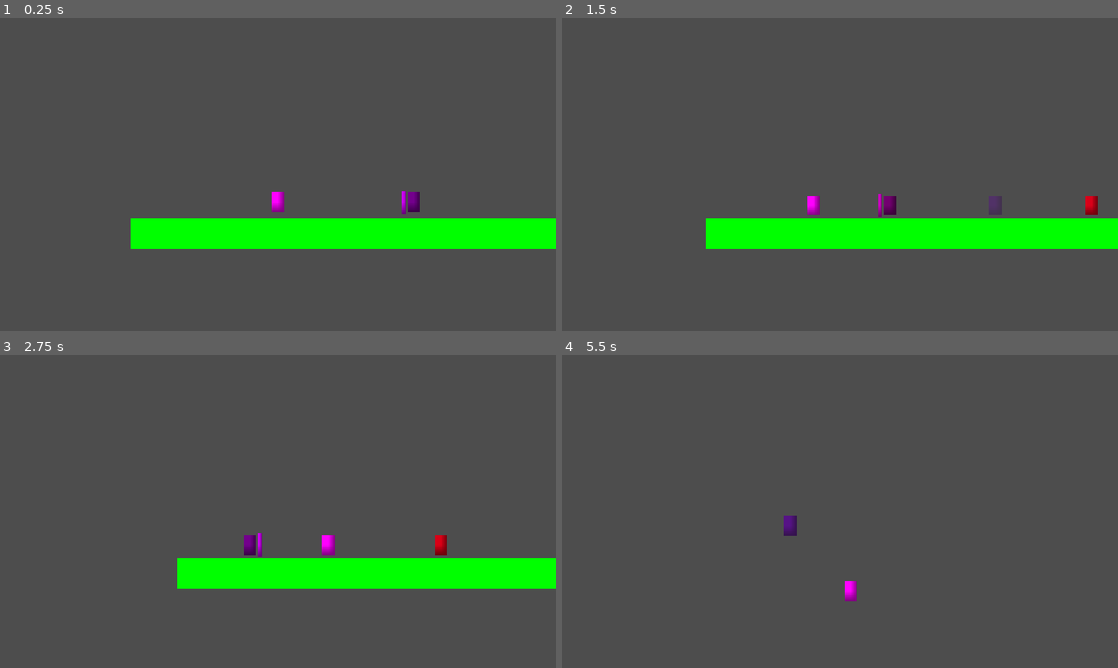
Above: before the commit, frames 1-4 (two rows, left to right).
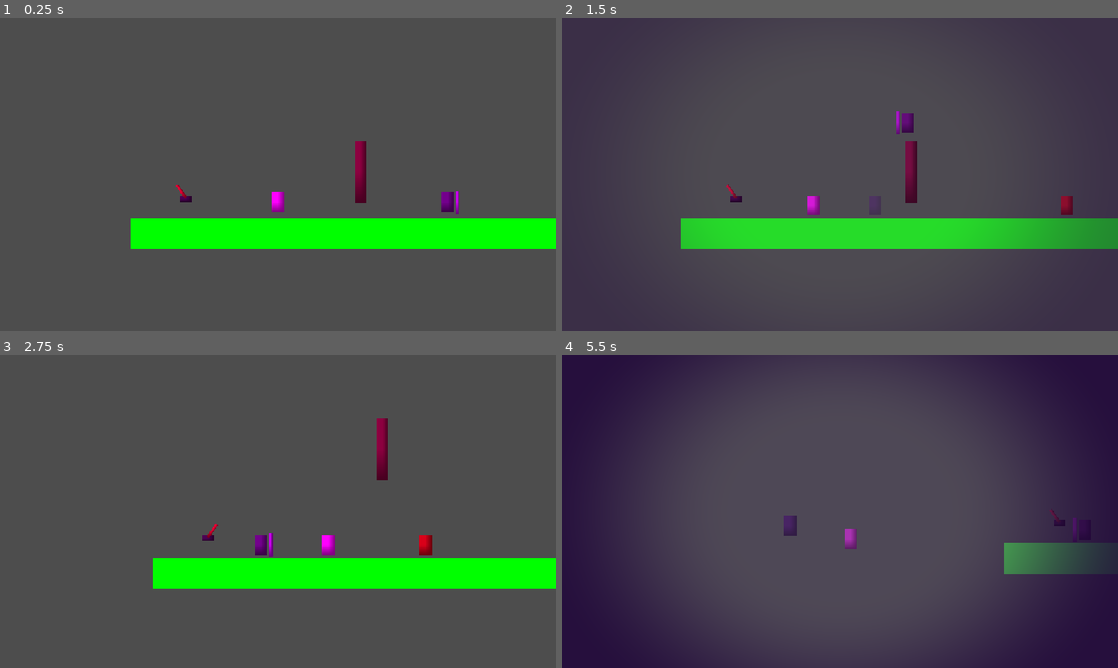
Above: after the commit, the same moments.

Repository: Ratamiru/katana-like
Game: Godot game, scene res://world.tscn
Two runs of this game, one before a commit and one after it. Both use one fixed random seed, a clock stepped at 60 frames per second and the inputs below.
Inputs (mouse positions are in pixels of both pictures, inside the frame that each line leads up to):
- Up to frame 1 (0.25 s): no input
- Up to frame 2 (1.5 s): move the mouse to (962, 158) at 0.52 s; press the mouse at (962, 158) at 0.53 s; hold D (forward) 0.53-1.28 s; tap Space (jump) at 0.77 s; right-click (962, 158) at 0.8 s; move the mouse to (728, 190) at 1.27 s; release the mouse at (728, 190) at 1.28 s; hold A (backward) from 1.28 s (still down); right-click (728, 190) at 1.35 s
- Up to frame 3 (2.75 s): tap Space (jump) at 1.52 s; click (166, 527) at 1.55 s; move the mouse to (333, 442) at 2.02 s; release A (backward) at 2.03 s; press the mouse at (333, 442) at 2.03 s; hold D (forward) from 2.03 s (still down); right-click (333, 442) at 2.3 s
- Up to frame 4 (5.5 s): move the mouse to (812, 574) at 2.77 s; release the mouse at (812, 574) at 2.78 s; right-click (812, 574) at 2.85 s; tap Space (jump) at 3.02, 3.77, 4.52 s; click (812, 574) at 3.05 s; move the mouse to (1006, 558) at 3.52 s; release D (forward) at 3.53 s; press the mouse at (1006, 558) at 3.53 s; hold A (backward) from 3.53 s (still down); right-click (1006, 558) at 3.8 s; move the mouse to (673, 464) at 4.27 s; release the mouse at (673, 464) at 4.28 s; right-click (673, 464) at 4.35 s; click (673, 464) at 4.55 s; move the mouse to (867, 511) at 5.02 s; press the mouse at (867, 511) at 5.03 s; right-click (867, 511) at 5.3 s

The runs differ from the first frame. In frame 1, 0.8% of the frame differs, in the area x 31-83%, y 39-63%; in frame 2, 28%; in frame 3, 1.5%; in frame 4, 50%, in the area x 0-100%, y 0-100%.

Commit message:
Juice 2

Diff:
--- a/character.tscn
+++ b/character.tscn
@@ -26,6 +26,8 @@
 [node name="MeleeAttack" type="Node2D" parent="." unique_id=911463422]
 script = ExtResource("2_pjt0s")
 hitbox_size = Vector2(70, 14)
+active_time = 0.6
+cooldown = 0.5
 hit_mask = 20
 deflect_bullets = true
 deflect_effect = ExtResource("h_sparks")
@@ -56,15 +58,15 @@
 offset_bottom = -20.0
 scale = Vector2(0.46, 0.46)
 
-[node name="HitBlood" type="Node" parent="."]
+[node name="HitBlood" type="Node" parent="." unique_id=1420027395]
 script = ExtResource("h_eff")
 effect = ExtResource("h_blood")
 
-[node name="HitBloodKill" type="Node" parent="."]
+[node name="HitBloodKill" type="Node" parent="." unique_id=936578451]
 script = ExtResource("h_eff")
+effect = ExtResource("h_kill")
 trigger = 2
-effect = ExtResource("h_kill")
 
-[node name="ShadowAbility" type="Node" parent="."]
+[node name="ShadowAbility" type="Node" parent="." unique_id=723679694]
 script = ExtResource("sh_ability")
 shadow_scene = ExtResource("sh_scene")
--- /dev/null
+++ b/level/door.tscn
@@ -0,0 +1,20 @@
+[gd_scene format=3]
+
+[ext_resource type="Script" path="res://scripts/level/door.gd" id="1_door"]
+
+[sub_resource type="RectangleShape2D" id="RectangleShape2D_door"]
+size = Vector2(12, 64)
+
+[sub_resource type="PlaceholderTexture2D" id="PlaceholderTexture2D_door"]
+
+[node name="Door" type="AnimatableBody2D"]
+collision_mask = 0
+script = ExtResource("1_door")
+
+[node name="Collision" type="CollisionShape2D" parent="."]
+shape = SubResource("RectangleShape2D_door")
+
+[node name="Sprite2D" type="Sprite2D" parent="."]
+self_modulate = Color(0.55, 0.4, 0.25, 1)
+scale = Vector2(12, 64)
+texture = SubResource("PlaceholderTexture2D_door")
--- /dev/null
+++ b/level/lever.tscn
@@ -0,0 +1,37 @@
+[gd_scene format=3]
+
+[ext_resource type="Script" path="res://scripts/level/lever.gd" id="1_lever"]
+[ext_resource type="Script" path="res://scripts/hits/hit_effect.gd" id="2_eff"]
+[ext_resource type="PackedScene" path="res://effects/sparks.tscn" id="3_sparks"]
+
+[sub_resource type="RectangleShape2D" id="RectangleShape2D_lever"]
+size = Vector2(16, 20)
+
+[sub_resource type="PlaceholderTexture2D" id="PlaceholderTexture2D_base"]
+
+[sub_resource type="PlaceholderTexture2D" id="PlaceholderTexture2D_handle"]
+
+[node name="Lever" type="Area2D"]
+script = ExtResource("1_lever")
+
+[node name="Collision" type="CollisionShape2D" parent="."]
+shape = SubResource("RectangleShape2D_lever")
+
+[node name="Base" type="Sprite2D" parent="."]
+position = Vector2(0, 7)
+self_modulate = Color(0.3, 0.3, 0.33, 1)
+scale = Vector2(12, 6)
+texture = SubResource("PlaceholderTexture2D_base")
+
+[node name="Handle" type="Node2D" parent="."]
+position = Vector2(0, 6)
+
+[node name="Sprite2D" type="Sprite2D" parent="Handle"]
+position = Vector2(0, -8)
+self_modulate = Color(0.9, 0.2, 0.2, 1)
+scale = Vector2(3, 16)
+texture = SubResource("PlaceholderTexture2D_handle")
+
+[node name="HitSparks" type="Node" parent="."]
+script = ExtResource("2_eff")
+effect = ExtResource("3_sparks")
--- a/melee_attack.gd
+++ b/melee_attack.gd
@@ -18,6 +18,13 @@
 @export var deflect_padding := Vector2(24, 24) # насколько зона отражения больше хитбокса — чем больше, тем проще отбить
 @export var deflect_effect: PackedScene      # эффект в точке отбитой пули (искры)
 
+@export_group("Debug")
+## Цвета хитбокса при Debug → Visible Collision Shapes: сразу видно тайминг удара.
+@export var debug_color_active := Color(1.0, 0.2, 0.2, 0.55)   # удар идёт — бьёт и отбивает
+@export var debug_color_idle := Color(0.6, 0.6, 0.6, 0.12)     # выключен — просто висит, ничего не делает
+@export var debug_color_cancelled := Color(0.3, 0.6, 1.0, 0.4) # погашен клинчем до конца active_time
+@export var debug_deflect_zone := Color(0.2, 1.0, 1.0, 0.8)    # контур зоны отбивания пуль (hitbox + deflect_padding)
+
 signal hit_landed(hit: HitInfo) # попадание (в т.ч. заблокированное — см. hit.blocked)
 signal clinched(target: Node)
 signal deflected # отбита хотя бы одна пуля за кадр
@@ -25,6 +32,8 @@
 var _can_attack := true
 var _cancelled := false # удар погашен клинчем — хитбокс больше никого не бьёт
 var _already_hit: Array[Node] = []  # чтобы один взмах не бил одну цель дважды
+
+var _hitbox_shape: CollisionShape2D
 
 @onready var _hitbox: Area2D = _make_hitbox()
 
@@ -41,6 +50,8 @@
 
 	var coll := CollisionShape2D.new()
 	coll.shape = shape
+	coll.debug_color = debug_color_idle
+	_hitbox_shape = coll
 
 	area.add_child(coll)
 	add_child(area)
@@ -64,6 +75,7 @@
 func cancel() -> void:
 	_cancelled = true
 	_hitbox.set_deferred("monitoring", false)
+	_set_debug_color(debug_color_cancelled)
 
 
 ## Удар в направлении direction (локально). Без аргумента — в сторону мыши (для игрока).
@@ -81,6 +93,7 @@
 	_already_hit.clear()
 	_cancelled = false
 	_hitbox.monitoring = true
+	_set_debug_color(debug_color_active)
 	var bullets := BulletWorld.current
 	if deflect_bullets and bullets:
 		bullets.add_affector(self)
@@ -89,6 +102,7 @@
 	if not is_instance_valid(self):
 		return
 	_hitbox.monitoring = false
+	_set_debug_color(debug_color_idle)
 	if is_instance_valid(bullets):
 		bullets.remove_affector(self)
 
@@ -98,6 +112,21 @@
 	if not is_instance_valid(self):
 		return
 	_can_attack = true
+
+
+## Цвет формы хитбокса в отладочной отрисовке + перерисовка контура зоны отбивания.
+func _set_debug_color(color: Color) -> void:
+	_hitbox_shape.debug_color = color
+	queue_redraw()
+
+
+## Контур зоны отбивания — только при Debug → Visible Collision Shapes и пока удар активен.
+func _draw() -> void:
+	if not deflect_bullets or not is_active() or not get_tree().debug_collisions_hint:
+		return
+	var size := hitbox_size + deflect_padding
+	draw_set_transform_matrix(_hitbox.transform)
+	draw_rect(Rect2(-size * 0.5, size), debug_deflect_zone, false, 1.0)
 
 
 ## Аффектор BulletWorld: пока удар активен, пули в хитбоксе, летящие во владельца,
--- a/project.godot
+++ b/project.godot
@@ -18,6 +18,7 @@
 [autoload]
 
 Juice="*res://scripts/juice.gd"
+ScreenFX="*res://scripts/fx/screen_fx.gd"
 
 [display]
 
@@ -56,6 +57,11 @@
 "events": [Object(InputEventMouseButton,"resource_local_to_scene":false,"resource_name":"","device":-1,"window_id":0,"a …(253 unchanged characters)…
 ]
 }
+use={
+"deadzone": 0.2,
+"events": [Object(InputEventKey,"resource_local_to_scene":false,"resource_name":"","device":-1,"window_id":0,"alt_pressed":false,"shift_pressed":false,"ctrl_pressed":false,"meta_pressed":false,"pressed":false,"keycode":0,"physical_keycode":69,"key_label":0,"unicode":101,"location":0,"echo":false,"script":null)
+]
+}
 
 [physics]
 
--- a/scripts/character.gd
+++ b/scripts/character.gd
@@ -11,6 +11,7 @@
 	melee_attack.hit_landed.connect(_on_hit_landed)
 	melee_attack.deflected.connect(Juice.hit)
 	clinched.connect(func(_other: Fighter) -> void: Juice.clinch())
+	damaged.connect(func(_amount: int) -> void: Juice.hurt())
 
 
 func _on_hit_landed(hit: HitInfo) -> void:
--- /dev/null
+++ b/scripts/fx/screen_fx.gd
@@ -0,0 +1,210 @@
+extends CanvasLayer
+
+## ScreenFX — полноэкранные эффекты-телеграфы. Autoload, доступен как `ScreenFX`.
+##
+## Два вида эффектов:
+##   • состояние  — enter(id) / exit(id): держится, пока не сняли
+##                  (управление тенью, в будущем — оглушение игрока, мало HP…);
+##   • импульс    — pulse(name): вспыхивает и гаснет сам (клинч, урон, убийство).
+##
+## Эффекты задаются пресетами ScreenFXPreset (тонировка, виньетка, обесцвечивание,
+## хроматическая аберрация + огибающая). Все активные эффекты каждый кадр
+## смешиваются в один набор параметров одного шейдера на одном ColorRect:
+##   амплитуды — складываются (и обрезаются до 1), цвета — среднее, взвешенное по силе.
+## Если ничего не активно — ColorRect скрыт, шейдер не считается вовсе.
+##
+## Время реальное (Time.get_ticks_usec): оверлей не тормозит в slow-mo.
+## Слой CanvasLayer — LAYER. HUD класть на слой выше, иначе эффекты лягут и на него.
+## intensity — общий множитель (0 — выключить всё: доступность, настройки).
+##
+## Кто вызывает: события — через Juice (Juice.clinch() сам зовёт ScreenFX.pulse),
+## длительные состояния — напрямую (ShadowAbility → enter/exit(&"shadow")).
+
+const LAYER := 100
+const SHADER := preload("res://shaders/screen_fx.gdshader")
+
+## Общая сила всех эффектов (0..1). 0 — оверлей выключен.
+var intensity := 1.0
+
+var presets: Dictionary = {} # StringName -> ScreenFXPreset
+
+var _rect: ColorRect
+var _mat: ShaderMaterial
+var _states := {} # id -> {preset, weight, target}
+var _pulses: Array[Dictionary] = [] # {preset, t}
+var _last_usec := 0
+
+
+func _ready() -> void:
+	layer = LAYER
+	process_mode = Node.PROCESS_MODE_ALWAYS
+	_mat = ShaderMaterial.new()
+	_mat.shader = SHADER
+	_rect = ColorRect.new()
+	_rect.material = _mat
+	_rect.mouse_filter = Control.MOUSE_FILTER_IGNORE
+	_rect.set_anchors_preset(Control.PRESET_FULL_RECT)
+	_rect.visible = false
+	add_child(_rect)
+	_last_usec = Time.get_ticks_usec()
+	_register_defaults()
+
+
+# ── Пресеты по умолчанию. Тюнить здесь (или заменить через register). ──
+
+func _register_defaults() -> void:
+	# Управление тенью: фиолетовая густая виньетка, мир серее.
+	register(&"shadow", ScreenFXPreset.make({
+		tint_color = Color(0.35, 0.15, 0.6), tint = 0.12,
+		vignette_color = Color(0.12, 0.02, 0.22), vignette = 0.85,
+		desaturate = 0.5, fade_in = 0.15, fade_out = 0.25,
+	}))
+	# Клинч: короткая белая вспышка + аберрация.
+	register(&"clinch", ScreenFXPreset.make({
+		tint_color = Color.WHITE, tint = 0.3, aberration = 0.7,
+		fade_in = 0.0, hold = 0.03, fade_out = 0.22,
+	}))
+	# Добивание: лёгкая аберрация и обесцвечивание.
+	register(&"kill", ScreenFXPreset.make({
+		aberration = 0.45, desaturate = 0.35,
+		fade_in = 0.0, hold = 0.05, fade_out = 0.3,
+	}))
+	# Игрока ранили: красная виньетка.
+	register(&"hurt", ScreenFXPreset.make({
+		tint_color = Color(0.8, 0.0, 0.0), tint = 0.08,
+		vignette_color = Color(0.55, 0.0, 0.0), vignette = 0.9,
+		fade_in = 0.0, hold = 0.05, fade_out = 0.4,
+	}))
+
+
+# ── API ──
+
+func register(preset_name: StringName, preset: ScreenFXPreset) -> void:
+	presets[preset_name] = preset
+
+
+## Включить состояние id (пресет — по имени preset_name, по умолчанию = id).
+func enter(id: StringName, preset_name: StringName = &"") -> void:
+	var p: ScreenFXPreset = presets.get(preset_name if preset_name else id)
+	if p == null:
+		push_warning("ScreenFX: нет пресета %s" % (preset_name if preset_name else id))
+		return
+	var st: Dictionary = _states.get(id, {weight = 0.0})
+	st.preset = p
+	st.target = 1.0
+	_states[id] = st
+
+
+## Снять состояние id (плавно, по fade_out пресета).
+func exit(id: StringName) -> void:
+	if _states.has(id):
+		_states[id].target = 0.0
+
+
+func is_active(id: StringName) -> bool:
+	return _states.has(id) and _states[id].target > 0.0
+
+
+## Одноразовый эффект по имени пресета.
+func pulse(preset_name: StringName) -> void:
+	var p: ScreenFXPreset = presets.get(preset_name)
+	if p == null:
+		push_warning("ScreenFX: нет пресета %s" % preset_name)
+		return
+	pulse_preset(p)
+
+
+func pulse_preset(p: ScreenFXPreset) -> void:
+	_pulses.append({preset = p, t = 0.0})
+
+
+## Сбросить всё мгновенно.
+func clear() -> void:
+	_states.clear()
+	_pulses.clear()
+	_rect.visible = false
+
+
+# ── Кадр ──
+
+func _process(_delta: float) -> void:
+	var now := Time.get_ticks_usec()
+	var dt := float(now - _last_usec) / 1_000_000.0
+	_last_usec = now
+
+	var sources: Array = [] # [preset, weight]
+
+	for id: StringName in _states.keys():
+		var st: Dictionary = _states[id]
+		var p: ScreenFXPreset = st.preset
+		if st.target > st.weight:
+			st.weight = 1.0 if p.fade_in <= 0.0 else minf(st.weight + dt / p.fade_in, 1.0)
+		elif st.target < st.weight:
+			st.weight = 0.0 if p.fade_out <= 0.0 else maxf(st.weight - dt / p.fade_out, 0.0)
+		if st.weight <= 0.0 and st.target <= 0.0:
+			_states.erase(id)
+		else:
+			sources.append([p, st.weight])
+
+	for i in range(_pulses.size() - 1, -1, -1):
+		var pl: Dictionary = _pulses[i]
+		pl.t += dt
+		var p: ScreenFXPreset = pl.preset
+		var w := _envelope(p, pl.t)
+		if w < 0.0:
+			_pulses.remove_at(i)
+		else:
+			sources.append([p, w])
+
+	_apply(sources)
+
+
+## Огибающая импульса: 0→1 за fade_in, держит hold, 1→0 за fade_out. -1 — закончился.
+func _envelope(p: ScreenFXPreset, t: float) -> float:
+	if t < p.fade_in:
+		return t / p.fade_in
+	t -= p.fade_in
+	if t < p.hold:
+		return 1.0
+	t -= p.hold
+	if t < p.fade_out:
+		return 1.0 - t / p.fade_out
+	return -1.0
+
+
+func _apply(sources: Array) -> void:
+	var tint := 0.0
+	var vignette := 0.0
+	var desat := 0.0
+	var aberr := 0.0
+	var tint_col := Color(0, 0, 0)
+	var vig_col := Color(0, 0, 0)
+	for s in sources:
+		var p: ScreenFXPreset = s[0]
+		var w: float = s[1]
+		tint += p.tint * w
+		vignette += p.vignette * w
+		desat += p.desaturate * w
+		aberr += p.aberration * w
+		tint_col += p.tint_color * (p.tint * w)
+		vig_col += p.vignette_color * (p.vignette * w)
+	if tint > 0.0:
+		tint_col /= tint
+	if vignette > 0.0:
+		vig_col /= vignette
+
+	var k := clampf(intensity, 0.0, 1.0)
+	tint = minf(tint, 1.0) * k
+	vignette = minf(vignette, 1.0) * k
+	desat = minf(desat, 1.0) * k
+	aberr = minf(aberr, 1.0) * k
+
+	_rect.visible = tint + vignette + desat + aberr > 0.001
+	if not _rect.visible:
+		return
+	_mat.set_shader_parameter("tint_color", tint_col)
+	_mat.set_shader_parameter("tint_amount", tint)
+	_mat.set_shader_parameter("vignette_color", vig_col)
+	_mat.set_shader_parameter("vignette_amount", vignette)
+	_mat.set_shader_parameter("desaturate", desat)
+	_mat.set_shader_parameter("aberration", aberr)
--- /dev/null
+++ b/scripts/fx/screen_fx_preset.gd
@@ -0,0 +1,28 @@
+class_name ScreenFXPreset
+extends Resource
+
+## Описание одного полноэкранного эффекта для ScreenFX.
+## Можно создать .tres в редакторе (New Resource → ScreenFXPreset) и
+## зарегистрировать: ScreenFX.register(&"name", preload("...tres")).
+##
+## Амплитуды (0..1) — сила каждого слоя шейдера. Цвета смешиваются между
+## активными эффектами пропорционально их силе.
+## Огибающая: fade_in → hold → fade_out (реальные секунды).
+## Для состояний (enter/exit) hold не используется: держится, пока не сняли.
+
+@export var tint_color := Color.WHITE
+@export_range(0.0, 1.0) var tint := 0.0
+@export var vignette_color := Color.BLACK
+@export_range(0.0, 1.0) var vignette := 0.0
+@export_range(0.0, 1.0) var desaturate := 0.0
+@export_range(0.0, 1.0) var aberration := 0.0
+@export var fade_in := 0.0
+@export var hold := 0.0
+@export var fade_out := 0.2
+
+
+static func make(params: Dictionary) -> ScreenFXPreset:
+	var p := ScreenFXPreset.new()
+	for key in params:
+		p.set(key, params[key])
+	return p
--- a/scripts/hits/hit_reaction.gd
+++ b/scripts/hits/hit_reaction.gd
@@ -27,6 +27,9 @@
 static func dispatch(target: Node, hit: HitInfo) -> void:
 	if target == null:
 		return
+	# Цель может реагировать и сама, без дочерних нод (Switch и т.п.).
+	if target.has_method("on_hit"):
+		target.on_hit(hit)
 	for child in target.get_children():
 		if child is HitReaction:
 			child.react(hit)
@@ -36,6 +39,8 @@
 static func has_reactions(target: Node) -> bool:
 	if target == null:
 		return false
+	if target.has_method("on_hit"):
+		return true
 	for child in target.get_children():
 		if child is HitReaction:
 			return true
--- a/scripts/juice.gd
+++ b/scripts/juice.gd
@@ -69,6 +69,7 @@
 const SHAKE_HIT := 0.35
 const SHAKE_KILL := 0.6
 const SHAKE_CLINCH := 0.5
+const SHAKE_HURT := 0.4
 const SHAKE_MAX_OFFSET := Vector2(8.0, 6.0) # px в мире при trauma = 1 (на экране × zoom камеры)
 const SHAKE_DECAY := 1.6 # сколько trauma уходит за реальную секунду
 const SHAKE_FREQUENCY := 25.0 # скорость движения по шуму — чем больше, тем «дрожательнее»
@@ -103,11 +104,19 @@
 func kill() -> void:
 	_apply_preset(KILL)
 	shake(SHAKE_KILL)
+	ScreenFX.pulse(&"kill")
 
 
 func clinch() -> void:
 	_apply_preset(CLINCH)
 	shake(SHAKE_CLINCH)
+	ScreenFX.pulse(&"clinch")
+
+
+## Игрока ранили: тряска + красная виньетка (без замедления — не мешать уворачиваться).
+func hurt() -> void:
+	shake(SHAKE_HURT)
+	ScreenFX.pulse(&"hurt")
 
 
 # ── Низкоуровневые эффекты ──
--- /dev/null
+++ b/scripts/level/door.gd
@@ -0,0 +1,29 @@
+class_name Door
+extends AnimatableBody2D
+
+## Дверь — пример управляемого объекта: всё, у чего есть set_active(on),
+## можно повесить в targets переключателя.
+## Активна → открыта: сдвигается на open_offset. inverted — наоборот.
+## AnimatableBody2D на слое 1 (мир): держит игрока и врагов, закрывает обзор
+## врагам и останавливает пули. Двигается твином, физика синхронизирована.
+
+@export var open_offset := Vector2(0, -64)
+@export var move_time := 0.3
+@export var inverted := false # true — открыта, пока переключатель ВЫКЛЮЧЕН
+
+var _closed_pos: Vector2
+var _tween: Tween
+
+
+func _ready() -> void:
+	_closed_pos = position
+	sync_to_physics = true
+
+
+func set_active(on: bool) -> void:
+	var open := on != inverted
+	var target := _closed_pos + (open_offset if open else Vector2.ZERO)
+	if _tween:
+		_tween.kill()
+	_tween = create_tween().set_process_mode(Tween.TWEEN_PROCESS_PHYSICS)
+	_tween.tween_property(self, "position", target, move_time).set_trans(Tween.TRANS_QUAD).set_ease(Tween.EASE_IN_OUT)
--- /dev/null
+++ b/scripts/level/lever.gd
@@ -0,0 +1,27 @@
+class_name Lever
+extends Switch
+
+## Рычаг: переключается ударом катаны. Ручка (нода Handle) наклоняется
+## влево (выкл) / вправо (вкл). Искры — через дочерний HitEffect.
+
+@export var angle_off := -35.0
+@export var angle_on := 35.0
+
+@onready var _handle: Node2D = $Handle
+
+
+func set_on(on: bool) -> void:
+	var changed := on != is_on
+	super(on)
+	if changed:
+		Juice.shake(0.15)
+
+
+func _update_visual(animated: bool) -> void:
+	if _handle == null:
+		return
+	var target := deg_to_rad(angle_on if is_on else angle_off)
+	if animated:
+		create_tween().tween_property(_handle, "rotation", target, 0.12).set_trans(Tween.TRANS_BACK).set_ease(Tween.EASE_OUT)
+	else:
+		_handle.rotation = target
--- /dev/null
+++ b/scripts/level/switch.gd
@@ -0,0 +1,99 @@
+class_name Switch
+extends Area2D
+
+## Переключатель — база для всего, что включает/выключает объекты уровня:
+## рычаг (удар катаной), в будущем кнопка/нажимная плита/терминал.
+##
+## ── Как связывается с уровнем ──
+##
+## В инспекторе в `targets` перетаскиваются ноды, которыми управляет переключатель.
+## Цель — ЛЮБАЯ нода с методом `set_active(on: bool)` (дверь, платформа, турель, свет…).
+## При переключении у всех целей вызывается set_active(is_on), и эмитится switched(is_on) —
+## к сигналу можно подключить что угодно прямо в редакторе, без кода.
+##
+## Переключатель — Area2D на слое 5 (пропы): его «видит» хитбокс MeleeAttack,
+## но он не мешает ходить и не останавливает пули.
+## Удар приходит через HitReaction.dispatch → on_hit(hit).
+##
+## Режимы:
+##   TOGGLE — каждое срабатывание переключает вкл/выкл;
+##   ONCE   — включается один раз и больше не реагирует;
+##   TIMED  — включается на timed_duration сек (игровое время), потом выключается сам.
+
+signal switched(on: bool)
+
+enum Mode { TOGGLE, ONCE, TIMED }
+
+@export var targets: Array[NodePath] = []
+@export var mode := Mode.TOGGLE
+@export var start_on := false
+@export var timed_duration := 3.0
+@export var hit_kinds: Array[StringName] = [&"melee"] # какие удары переключают (пусто — любые)
+
+var is_on := false
+var _used := false
+var _timer: SceneTreeTimer
+
+
+func _ready() -> void:
+	collision_layer = 0b10000 # слой 5 — пропы
+	collision_mask = 0
+	monitoring = false
+	monitorable = true
+	is_on = start_on
+	_update_visual(false)
+	# Цели могут быть ещё не готовы — выставим им начальное состояние в конце кадра.
+	_apply_to_targets.call_deferred()
+
+
+## Вызывается HitReaction.dispatch при попадании.
+func on_hit(hit: HitInfo) -> void:
+	if not hit_kinds.is_empty() and hit.kind not in hit_kinds:
+		return
+	activate()
+
+
+## Сработать (удар, в будущем — нажатие кнопки, триггер и т.п.).
+func activate() -> void:
+	match mode:
+		Mode.TOGGLE:
+			set_on(not is_on)
+		Mode.ONCE:
+			if _used:
+				return
+			_used = true
+			set_on(true)
+		Mode.TIMED:
+			set_on(true)
+			if _timer:
+				_timer.timeout.disconnect(_on_timer)
+			_timer = get_tree().create_timer(timed_duration)
+			_timer.timeout.connect(_on_timer)
+
+
+func set_on(on: bool) -> void:
+	if on == is_on:
+		return
+	is_on = on
+	_update_visual(true)
+	_apply_to_targets()
+	switched.emit(is_on)
+
+
+func _on_timer() -> void:
+	_timer = null
+	set_on(false)
+
+
+func _apply_to_targets() -> void:
+	for path in targets:
+		var t := get_node_or_null(path)
+		if t and t.has_method("set_active"):
+			t.set_active(is_on)
+		elif t == null:
+			push_warning("%s: цель %s не найдена" % [name, path])
+
+
+## Переопределяется наследниками: показать состояние (animated — плавно или сразу).
+func _update_visual(_animated: bool) -> void:
+	pass
--- a/scripts/shadow_ability.gd
+++ b/scripts/shadow_ability.gd
@@ -73,6 +73,7 @@
 	_shadow.grabbed.connect(_on_shadow_grabbed)
 
 	Juice.hold_time_scale(TIME_HOLD_ID, world_time_scale)
+	ScreenFX.enter(TIME_HOLD_ID)
 	PlayerPawn.possess(_shadow)
 	_timer = max_control_time
 	_set_state(State.CONTROLLING)
@@ -81,6 +82,7 @@
 func _on_shadow_grabbed(_target: Node) -> void:
 	# Захват: управление и время — телу, тень держит врага.
 	Juice.release_time_scale(TIME_HOLD_ID)
+	ScreenFX.exit(TIME_HOLD_ID)
 	PlayerPawn.possess(body)
 	_timer = _shadow.grab_attack.hold_time
 	_set_state(State.HOLDING)
@@ -90,6 +92,7 @@
 func _end(return_control: bool) -> void:
 	if return_control:
 		Juice.release_time_scale(TIME_HOLD_ID)
+		ScreenFX.exit(TIME_HOLD_ID)
 		PlayerPawn.possess(body)
 	if is_instance_valid(_shadow):
 		_shadow.vanish()
@@ -104,5 +107,6 @@
 
 
 func _exit_tree() -> void:
-	# Тело удалилось (смерть/перезагрузка) — не оставить мир замедленным.
+	# Тело удалилось (смерть/перезагрузка) — не оставить мир замедленным и экран фиолетовым.
 	Juice.release_time_scale(TIME_HOLD_ID)
+	ScreenFX.exit(TIME_HOLD_ID)
--- /dev/null
+++ b/shaders/screen_fx.gdshader
@@ -0,0 +1,35 @@
+// Полноэкранный оверлей ScreenFX: читает уже нарисованный экран и накладывает
+// тонировку, обесцвечивание, хроматическую аберрацию и виньетку.
+// Все параметры — итог смешивания активных пресетов, выставляются из screen_fx.gd.
+shader_type canvas_item;
+
+uniform sampler2D screen_tex : hint_screen_texture, filter_linear_mipmap;
+uniform vec4 tint_color : source_color = vec4(1.0);
+uniform float tint_amount : hint_range(0.0, 1.0) = 0.0;
+uniform vec4 vignette_color : source_color = vec4(0.0, 0.0, 0.0, 1.0);
+uniform float vignette_amount : hint_range(0.0, 1.0) = 0.0;
+uniform float desaturate : hint_range(0.0, 1.0) = 0.0;
+uniform float aberration : hint_range(0.0, 1.0) = 0.0;
+
+void fragment() {
+	vec2 uv = SCREEN_UV;
+	vec2 dir = uv - 0.5;
+
+	// Аберрация: R и B сдвигаются от центра в разные стороны — сильнее к краям.
+	vec2 shift = dir * aberration * 0.02;
+	vec3 col;
+	col.r = texture(screen_tex, uv + shift).r;
+	col.g = texture(screen_tex, uv).g;
+	col.b = texture(screen_tex, uv - shift).b;
+
+	float gray = dot(col, vec3(0.299, 0.587, 0.114));
+	col = mix(col, vec3(gray), desaturate);
+	col = mix(col, tint_color.rgb, tint_amount);
+
+	// Виньетка: 0 в центре, растёт к краям (с поправкой на широкий экран).
+	float d = length(dir * vec2(1.0, 0.7)) * 1.8;
+	float v = clamp(smoothstep(0.35, 1.0, d) * vignette_amount, 0.0, 1.0);
+	col = mix(col, vignette_color.rgb, v);
+
+	COLOR = vec4(col, 1.0);
+}
--- a/world.tscn
+++ b/world.tscn
@@ -8,6 +8,8 @@
 [ext_resource type="PackedScene" path="res://effects/sparks.tscn" id="6_sparks"]
 [ext_resource type="PackedScene" path="res://enemy_armored.tscn" id="7_armored"]
 [ext_resource type="PackedScene" path="res://turret.tscn" id="8_turret"]
+[ext_resource type="PackedScene" path="res://level/lever.tscn" id="9_lever"]
+[ext_resource type="PackedScene" path="res://level/door.tscn" id="10_door"]
 
 [sub_resource type="TileSetAtlasSource" id="TileSetAtlasSource_f3sb7"]
 texture = ExtResource("1_f3sb7")
@@ -68,6 +70,13 @@
 [node name="Turret2" parent="." unique_id=1742079826 instance=ExtResource("8_turret")]
 position = Vector2(765, -68)
 
+[node name="Door" parent="." unique_id=1265248334 instance=ExtResource("10_door")]
+position = Vector2(-150, -29)
+
+[node name="Lever" parent="." unique_id=531213442 instance=ExtResource("9_lever")]
+position = Vector2(-330, -8)
+targets = Array[NodePath]([NodePath("../Door")])
+
 [node name="BulletWorld" type="Node2D" parent="." unique_id=368480397]
 script = ExtResource("5_bullets")
 wall_effect = ExtResource("6_sparks")
Not shown: 1 places in character.tscn that only renumber resources
Not shown, added: scripts/fx/screen_fx.gd.uid
Not shown, added: scripts/fx/screen_fx_preset.gd.uid
Not shown, added: scripts/level/door.gd.uid
Not shown, added: scripts/level/lever.gd.uid
Not shown, added: scripts/level/switch.gd.uid
Not shown, added: shaders/screen_fx.gdshader.uid
Not shown, changed: architecture.md
Not shown, added: docs/architecture.typ
